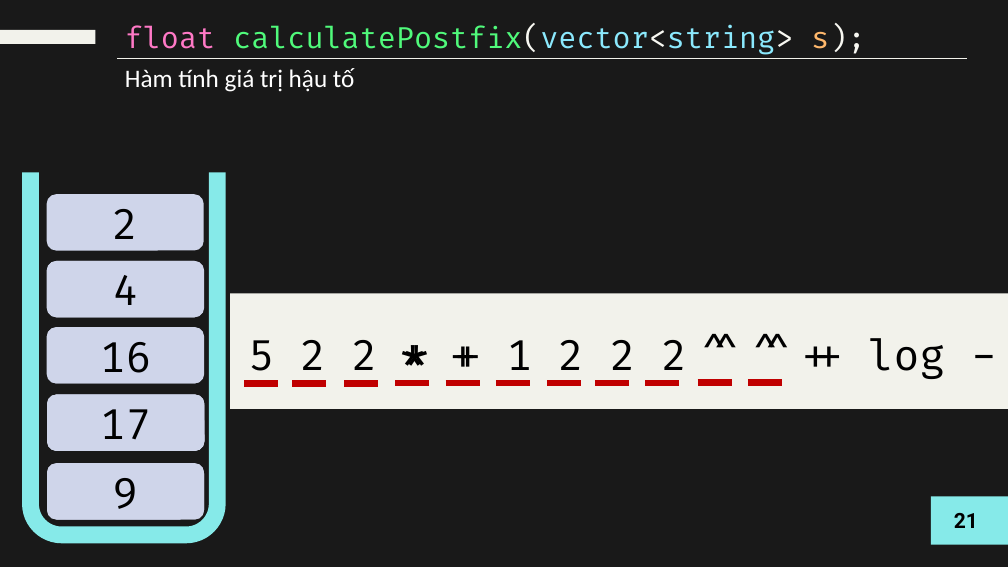
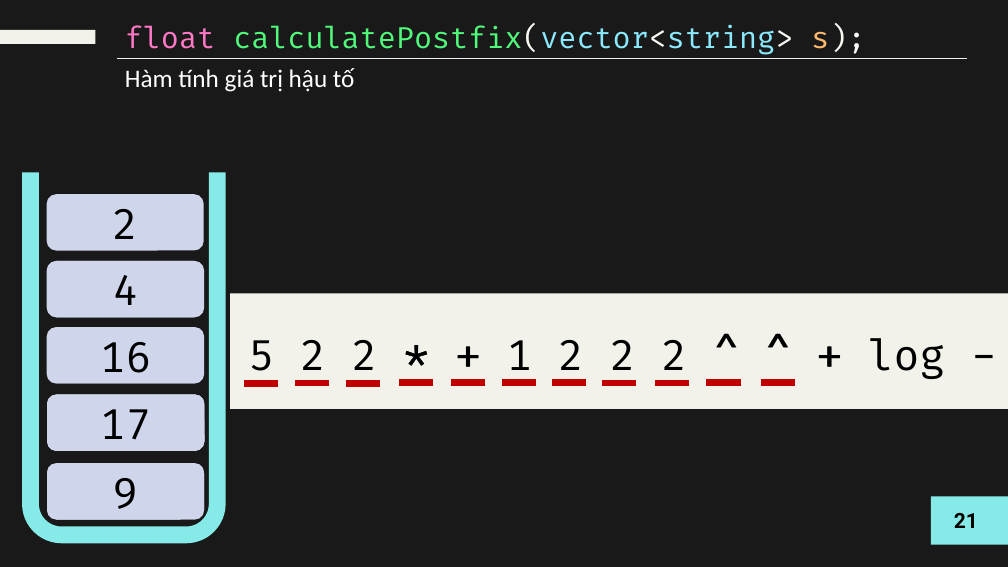
Before and after one commit to ngocson1042002/Project-OOP, a slide deck: slide 48 of Presentation-Bai2.pptx. Drawn at 1008x567 pixels with LibreOffice and Linux fonts; fonts in the diff are those of the drawing. Boxes give left, top, right and bottom in pixels: in the first picture for what was removed or moved away, otherwise in the second. Text is boxed around its words. In the diff, an @@ line names an element or a change of style, - is before the commit and + after.

```diff
--- a/Presentation-Bai2.pptx
+++ b/Presentation-Bai2.pptx
@@ 6 lines, 2 texts moved together from (x1=292, y1=325, x2=629, y2=383) to (x1=295, y1=325, x2=636, y2=383) @@
@@ line moved from (645, 383) - (679, 383) to (655, 383) - (689, 383) @@
@@ line moved from (698, 383) - (732, 383) to (707, 383) - (741, 383) @@
@@ 3 texts, 1 line moved together from (x1=694, y1=324, x2=835, y2=383) to (x1=707, y1=325, x2=849, y2=383) @@
```
Also in this commit, not shown: 5 other slides changed.
